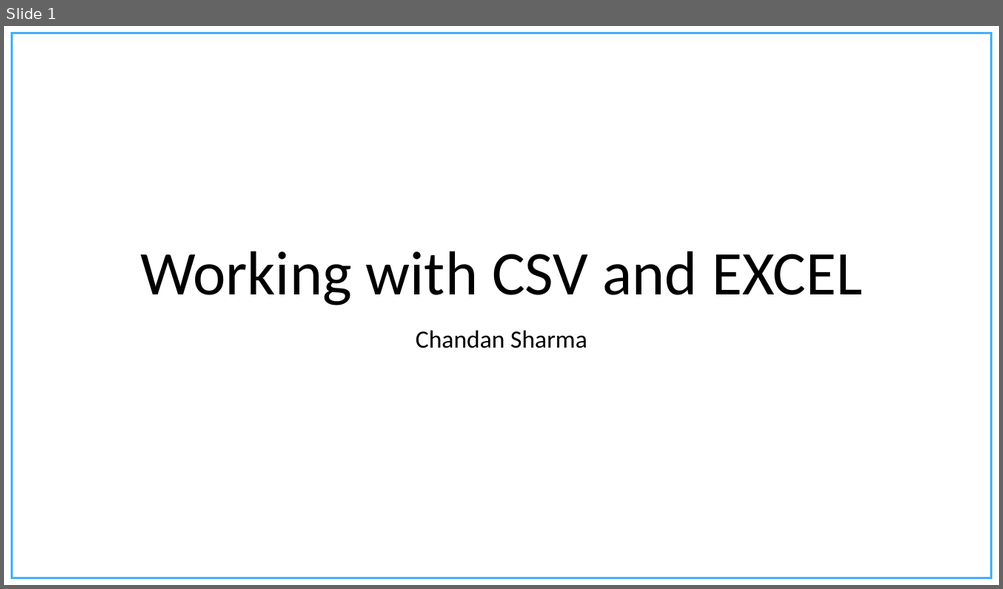
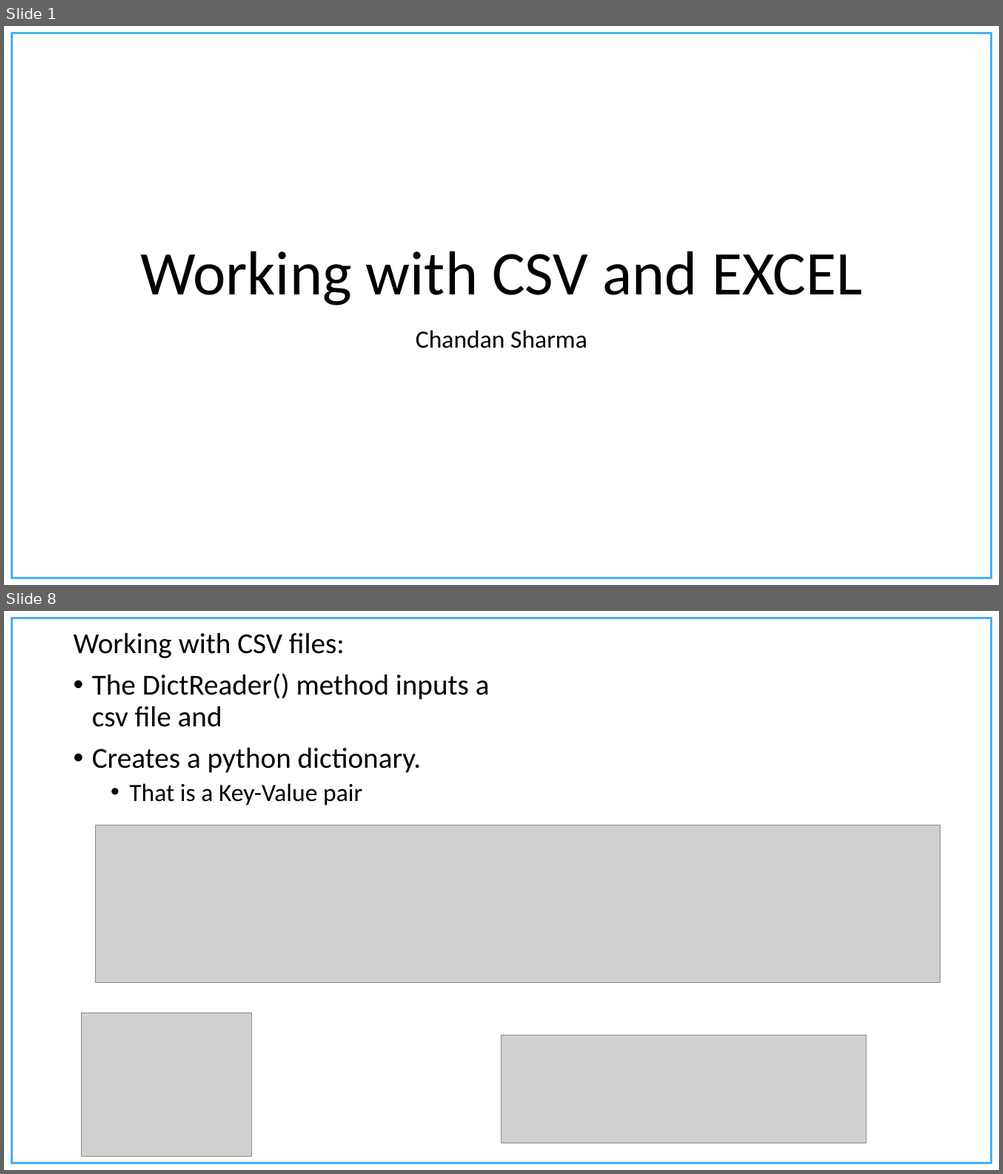
Before and after one commit to chandanNapster/PythonDevWork, a slide deck: Course Material/Presentations/Working with CSV files.pptx. Shown one above the other, each under a label of ours: slide 1 before the commit, slides 1 and 8 after it; the slides between them are not shown. The pictures are 1003x589 and 1003x1174 pixels, drawn with LibreOffice and Linux fonts; fonts in the diff are those of the drawing; grey boxes stand for pictures; background and template pictures are left out. Boxes give left, top, right and bottom in pixels: in the first picture for what was removed or moved away, otherwise in the second. Text is boxed around its words. In the diff, an @@ line names an element or a change of style, - is before the commit and + after.

```diff
--- a/Course Material/Presentations/Working with CSV files.pptx
+++ b/Course Material/Presentations/Working with CSV files.pptx
@@ slide 8 added at (4,611,999,1170), background #FFFFFF; not listed: 1 template element that a slide beside it also shows @@
@@ text added at (74,632,489,806), 28 pt, text #000000 @@
+Working with CSV files:
+• The DictReader() method inputs a csv file and
+• Creates a python dictionary.
+  • That is a Key-Value pair
@@ picture added at (95,825,939,983) @@
@@ picture added at (82,1013,251,1157) @@
@@ picture added at (502,1036,866,1144) @@
```
Also in this commit, not shown: 15 other slides added, 7 slides removed, 14 other files.
